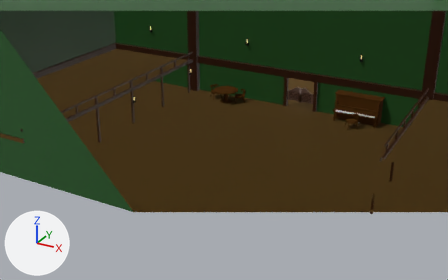
Before and after pictures for a commit that changed the Blender file Assets/Models/Auction Hall.blend.
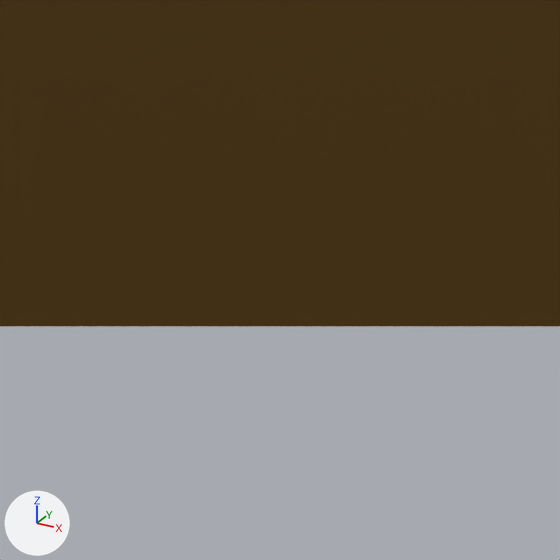
There are two pictures of each version: one from a 50 mm lens placed at (17.35, -34.32, 17.85), pointed at (0.69, -4.04, 2.71), one close up on the part from 30% to 59% of the width and 49% to 95% of the height. Every picture has the same lights, and +X, +Y and +Z are marked at lower left. The close-ups show mesh edges as thin lines. Everything nearer to the camera than a plane just in front of the edit is cut away.

Before the edit, the objects in view are built like this:
```python
me_cube_007 = bpy.data.meshes.new('Cube.007')
me_cube_007.from_pydata(...)  # 24 vertices, 9 faces; spans x -18.4..18.1, y -10.0..17.1, z 0.0..10.4
# faces by material slot: [7, 2]
me_cube_007.materials.append(mat_walls)  # dark green #245724
me_cube_007.materials.append(mat_floor)  # brown #583d00
ob_walls = bpy.data.objects.new('Walls', me_cube_007)
ob_walls.location = (0.0, 0.0, 0.0)
```
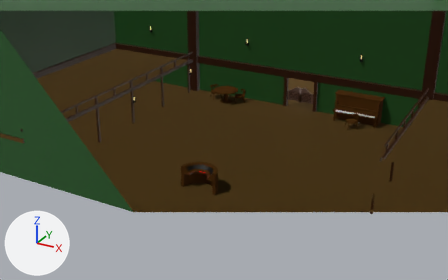
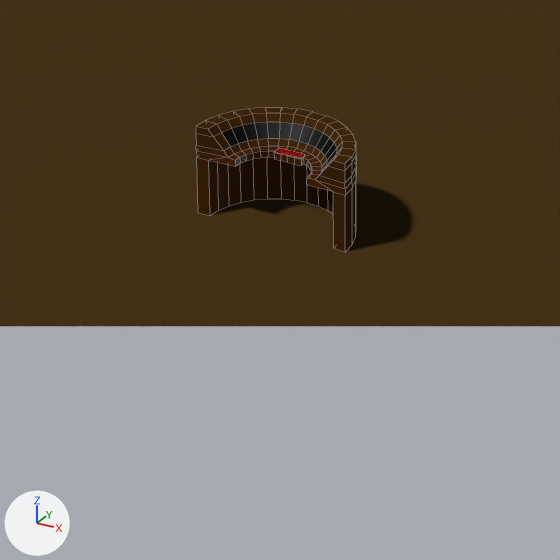
Where the change shows, as pixel boxes (x1, y1, x2, y2) in the close-ups (560 x 560 px):
'Podium', added (brown)
    after: (196, 107, 356, 252)
    faces in mat_wood_furniture (brown #573514): (196, 107, 356, 252)
    faces in mat_iron_bars (black #000000): (222, 122, 337, 168)
    faces in mat_table (brown #552700): (211, 146, 331, 191)
    faces in mat_red: (275, 148, 305, 159)

What changed in the scene script:
```text
Add mat_red:
    mat_red = bpy.data.materials.new('Red ')
    # nodes: BsdfPrincipled, OutputMaterial, TexCoord
    # colours: red #e70003
Add mat_table:
    mat_table = principled_material('Table')
    mat_table.base_color = (0.0908, 0.0201, 0.0)  # brown #552700
Add me_cylinder:
    me_cylinder.from_pydata(...)  # 256 vertices, 252 faces; spans x -1.19..1.19, y -0.01..1.18, z 0.0..1.36
    me_cylinder.polygons.foreach_set('use_smooth', [True] * 252)
    # faces by material slot: [172, 60, 14, 6]
    me_cylinder.materials.append(mat_wood_furniture)  # brown #573514
    me_cylinder.materials.append(mat_table)  # brown #552700
    me_cylinder.materials.append(mat_iron_bars)  # black #000000
    me_cylinder.materials.append(mat_red)
Add ob_podium:
    ob_podium = bpy.data.objects.new('Podium', me_cylinder)
    ob_podium.location = (0.0, -6.02, 0.0)
```
